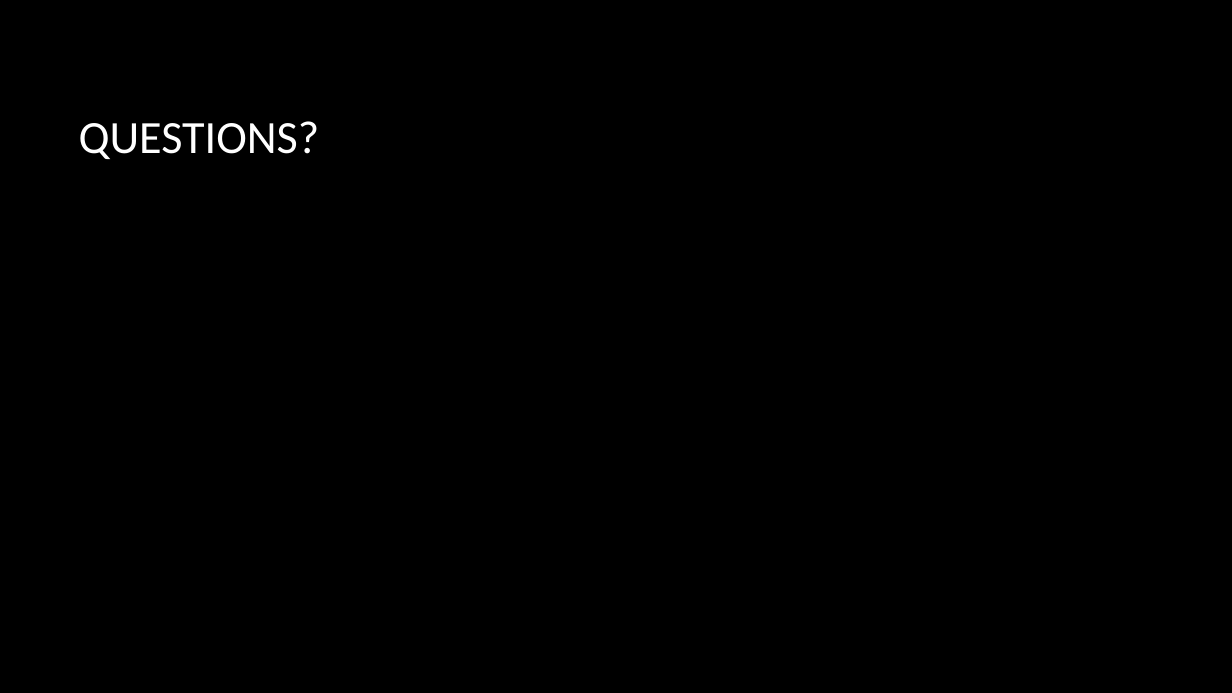
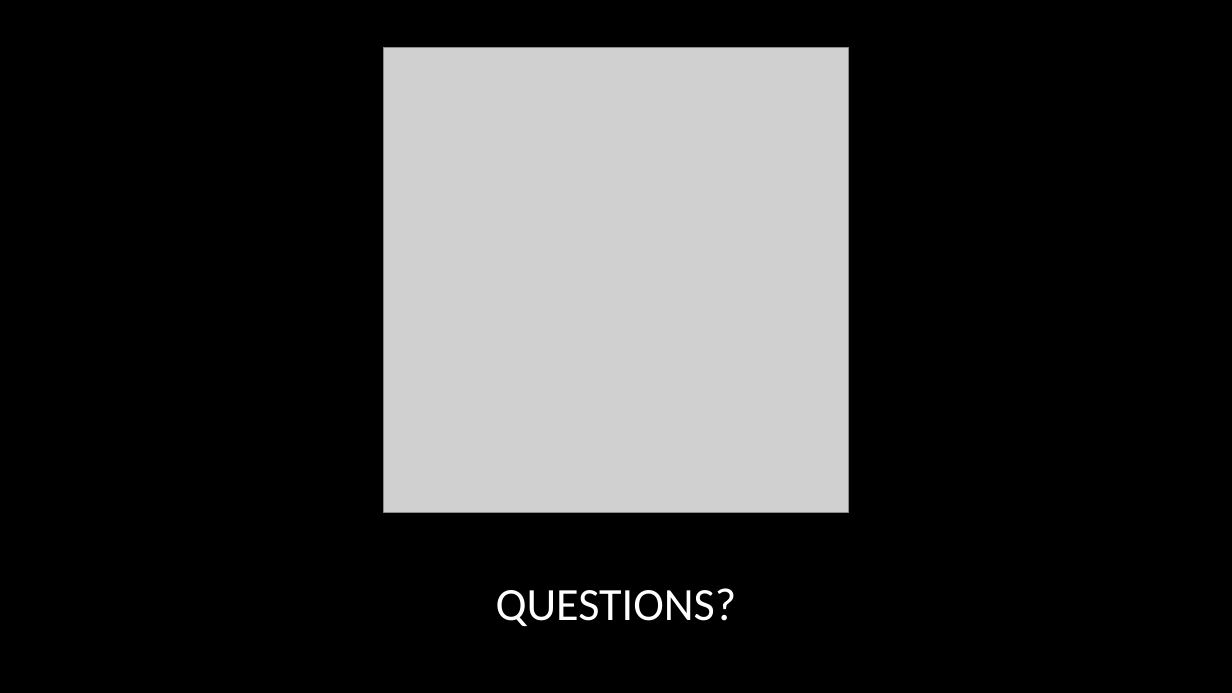
Before and after one commit to knwright/ProgressBar, a slide deck: slide 13 of Presentation.pptx. Drawn at 1232x693 pixels with LibreOffice and Linux fonts; fonts in the diff are those of the drawing; grey boxes stand for pictures; background and template pictures are left out. Boxes give left, top, right and bottom in pixels: in the first picture for what was removed or moved away, otherwise in the second. Text is boxed around its words. In the diff, an @@ line names an element or a change of style, - is before the commit and + after.

```diff
--- a/Presentation.pptx
+++ b/Presentation.pptx
@@ picture added at box(384, 47, 848, 512) @@
@@ title "QUESTIONS?": place and size @@
-title "QUESTIONS?" at box(79, 121, 320, 159)
+title "QUESTIONS?" at box(496, 588, 737, 626)
@@ title "QUESTIONS?" at box(496, 588, 737, 626): alignment left to centre @@
```
Also in this commit, not shown: 1 other slide changed, 1 slide added, 1 slide removed, 1 other file.
